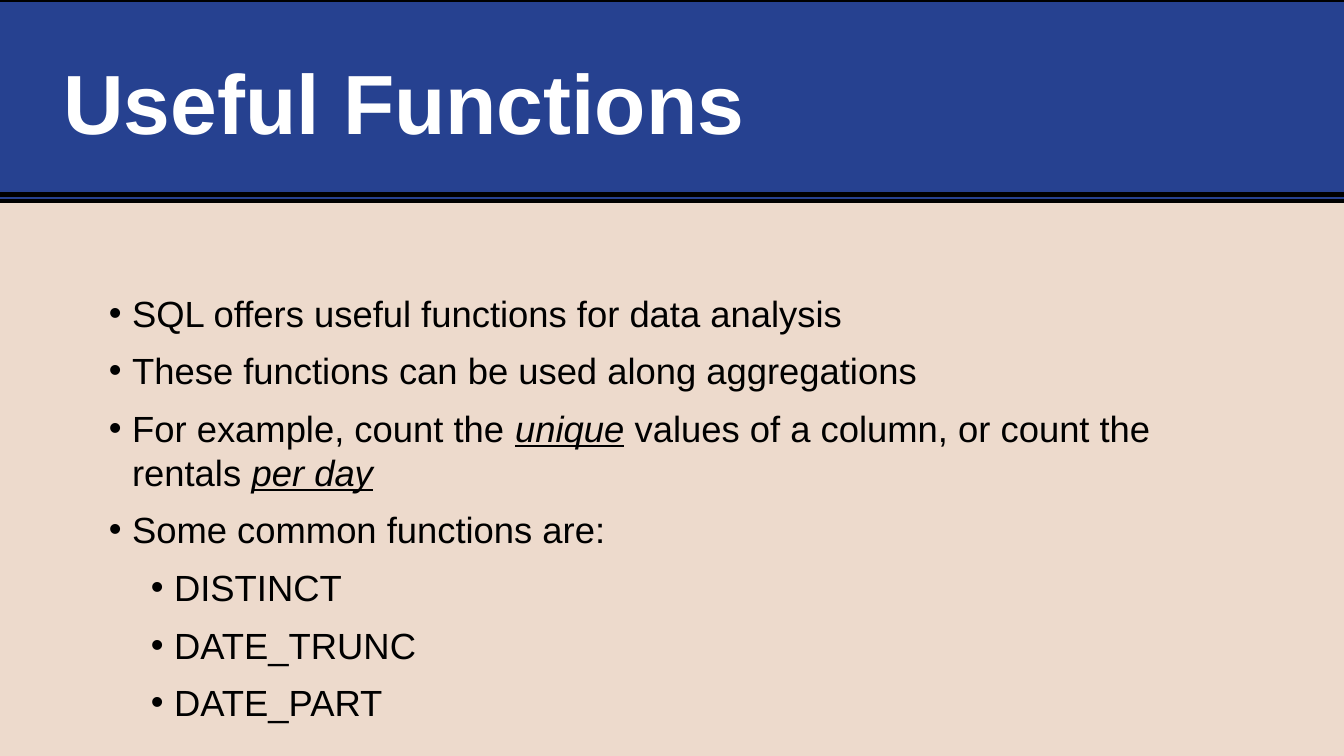
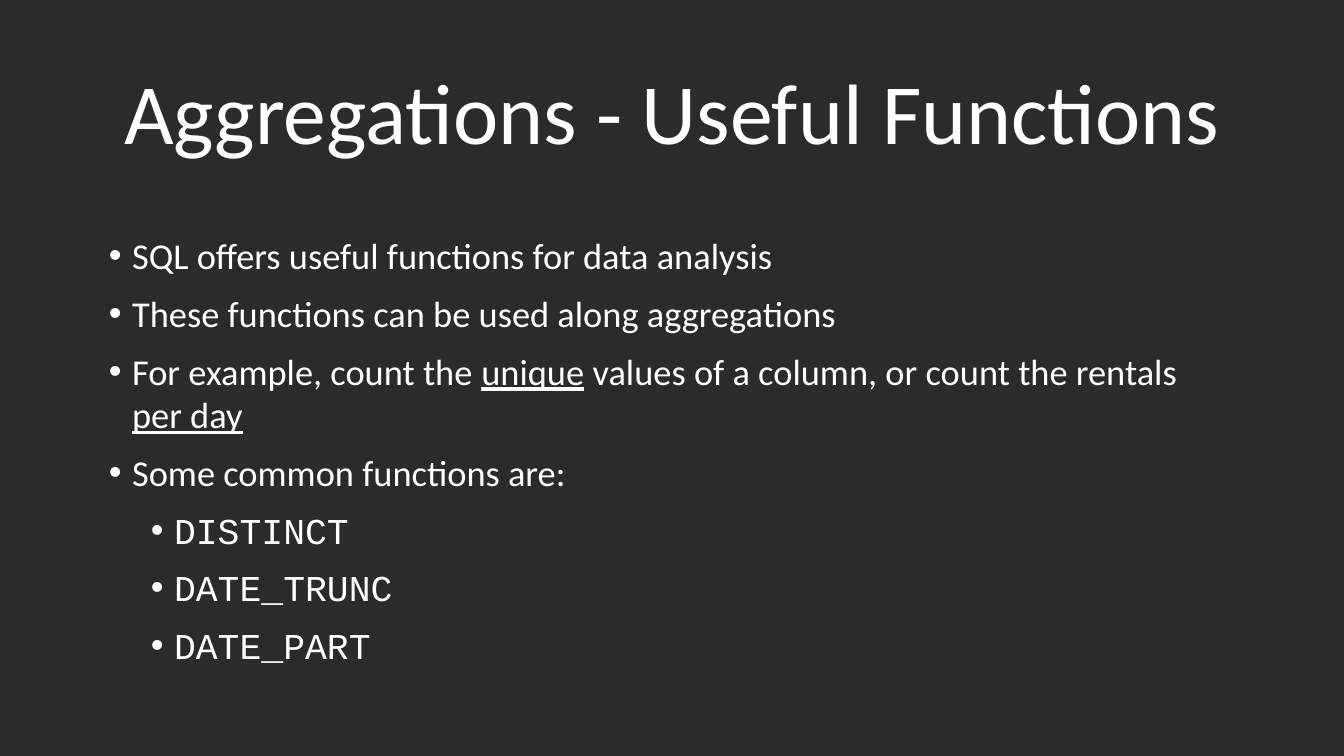
Before and after one commit to life-efficient/Data-Engineering, a slide deck: slide 17 of 2. SQL/4. Aggregations/4. SQL Data Analysis - Aggregations, Function, Flow Control.pptx (slide 16 before the commit). Drawn at 1344x756 pixels with LibreOffice and Linux fonts; fonts in the diff are those of the drawing; background and template pictures are left out; a plain dark background stands for a picture behind light text. Boxes give left, top, right and bottom in pixels: in the first picture for what was removed or moved away, otherwise in the second. Text is boxed around its words. In the diff, an @@ line names an element or a change of style, - is before the commit and + after.

```diff
--- a/2. SQL/4. Aggregations/4. SQL Data Analysis - Aggregations, Function, Flow Control.pptx
+++ b/2. SQL/4. Aggregations/4. SQL Data Analysis - Aggregations, Function, Flow Control.pptx
@@ background #EDDACC to picture (left out) @@
@@ rectangle removed at (0,0,1344,201) @@
@@ title "Aggregations - Useful Functions" at (124,84,1219,159): vertical alignment middle to bottom @@
@@ title at (124,84,1219,159): text changed; size 60 to 61.2 pt; font Arial to Calibri; bold off @@
-Useful Functions
+Aggregations - Useful Functions
@@ line removed from (0, 195) to (1344, 195) @@
@@ text "SQL offers useful functions for ...": place and size @@
-text "SQL offers useful functions for ..." at (132,300,1151,724)
+text "SQL offers useful functions for ..." at (132,243,1177,663)
@@ text "SQL offers useful functions for ..." at (132,243,1177,663): font Arial to Calibri in "SQL offers useful functions for data analysis", "These functions can be used along aggregations", "For example, count the unique values of ...", "Some common functions are:"; text colour #000000 to #FFFFFF; italic off in "unique per day"; font Arial to Courier New in "DISTINCT", "DATE_TRUNC", "DATE_PART" @@
```
Also in this commit, not shown: 19 other slides changed, 5 slides added, 4 slides removed, 9 other files.
